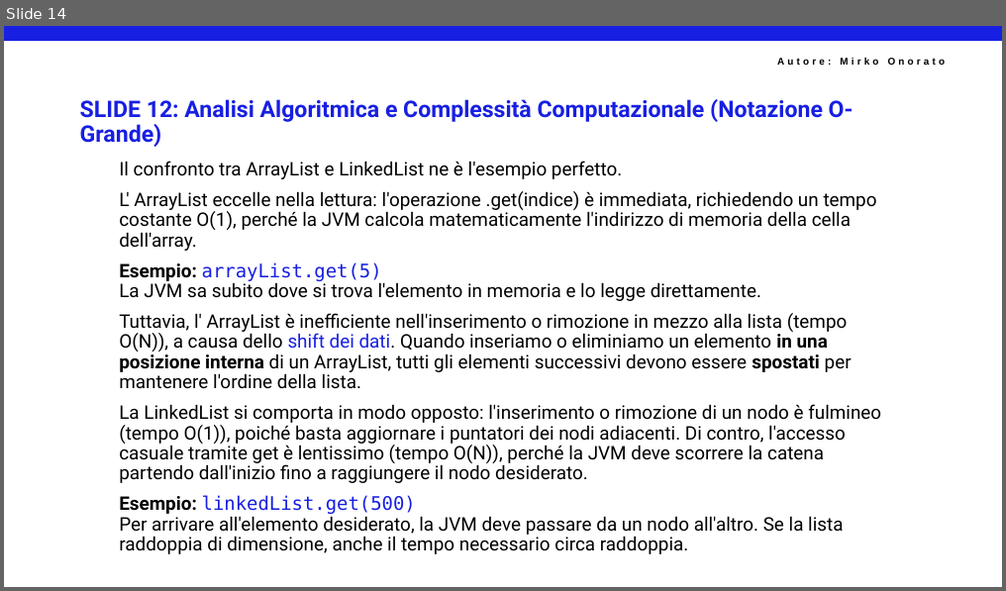
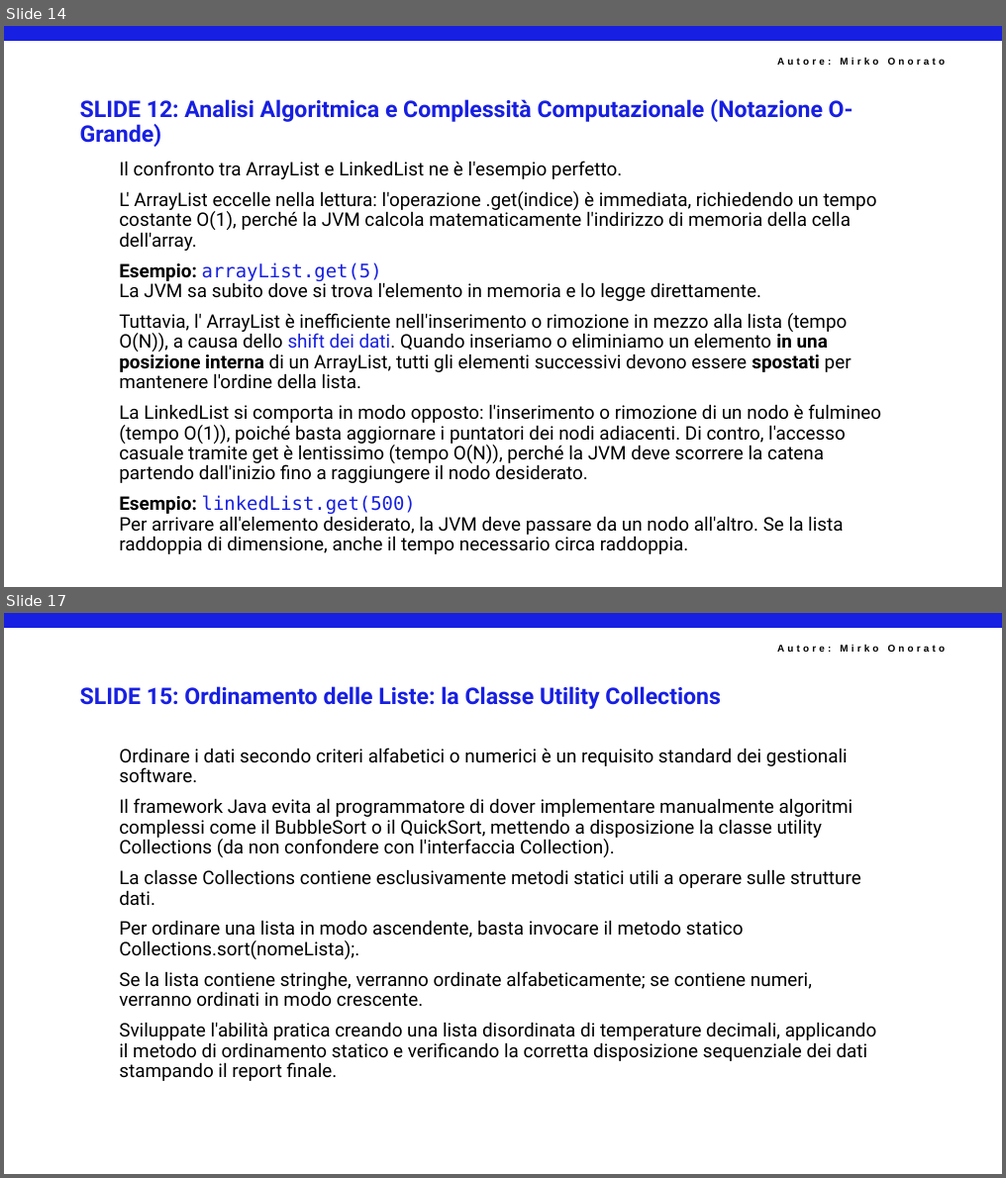
Before and after one commit to mirkoSkF/Slides-Programmazione-Java, a slide deck: SF03PR04 - Java Collections.pptx. Shown one above the other, each under a label of ours: slide 14 before the commit, slides 14 and 17 after it; the slides between them are not shown. The pictures are 1006x591 and 1006x1178 pixels, drawn with LibreOffice and Linux fonts; fonts in the diff are those of the drawing; background and template pictures are left out. Boxes give left, top, right and bottom in pixels: in the first picture for what was removed or moved away, otherwise in the second. Text is boxed around its words. In the diff, an @@ line names an element or a change of style, - is before the commit and + after.

```diff
--- a/SF03PR04 - Java Collections.pptx
+++ b/SF03PR04 - Java Collections.pptx
@@ slide 17 added at box(4, 613, 1002, 1174), background #FFFFFF; not listed: 2 template elements that a slide beside it also shows @@
@@ title added at box(80, 686, 720, 709), 22 pt, text #171FE2, bold @@
+SLIDE 15: Ordinamento delle Liste: la Classe Utility Collections
@@ text added at box(119, 748, 877, 1081), 18 pt, text #000000 @@
+Ordinare i dati secondo criteri alfabetici o numerici è un requisito standard dei gestionali software.
+Il framework Java evita al programmatore di dover implementare manualmente algoritmi complessi come il BubbleSort o il QuickSort, mettendo a disposizione la classe utility Collections (da non confondere con l'interfaccia Collection).
+La classe Collections contiene esclusivamente metodi statici utili a operare sulle strutture dati.
+Per ordinare una lista in modo ascendente, basta invocare il metodo statico Collections.sort(nomeLista);.
+Se la lista contiene stringhe, verranno ordinate alfabeticamente; se contiene numeri, verranno ordinati in modo crescente.
+Sviluppate l'abilità pratica creando una lista disordinata di temperature decimali, applicando il metodo di ordinamento statico e verificando la corretta disposizione sequenziale dei dati stampando il report finale.
```
Also in this commit, not shown: 1 slide changed, 17 other slides added.
